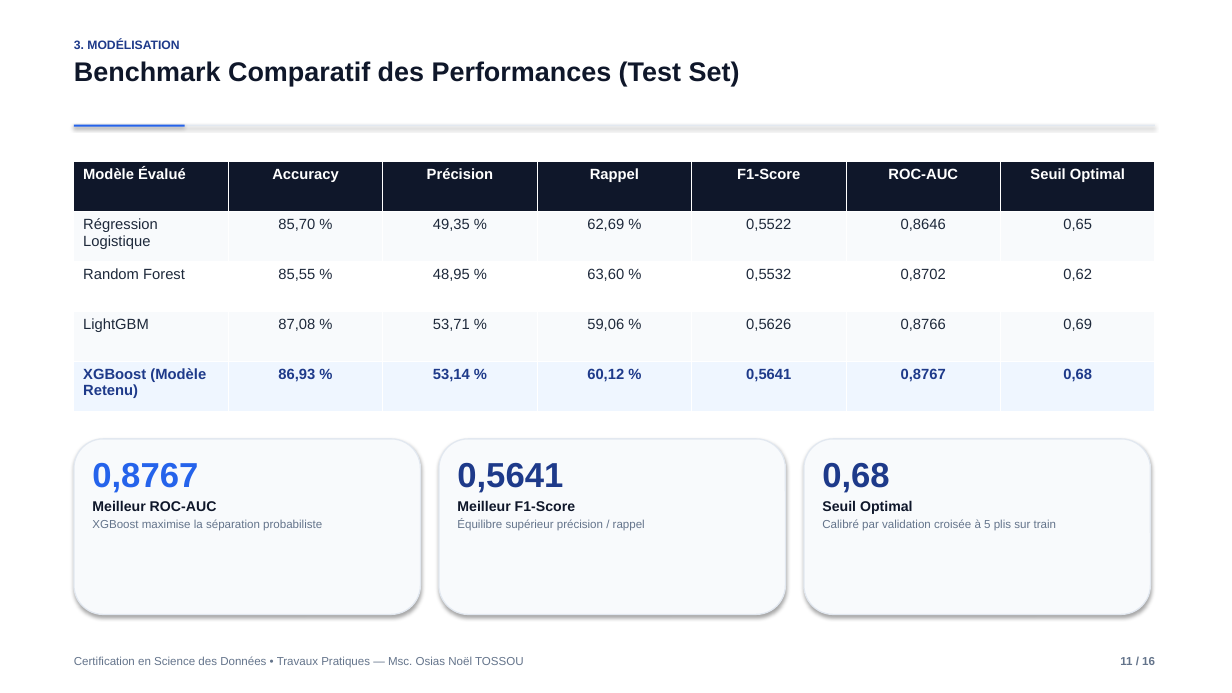
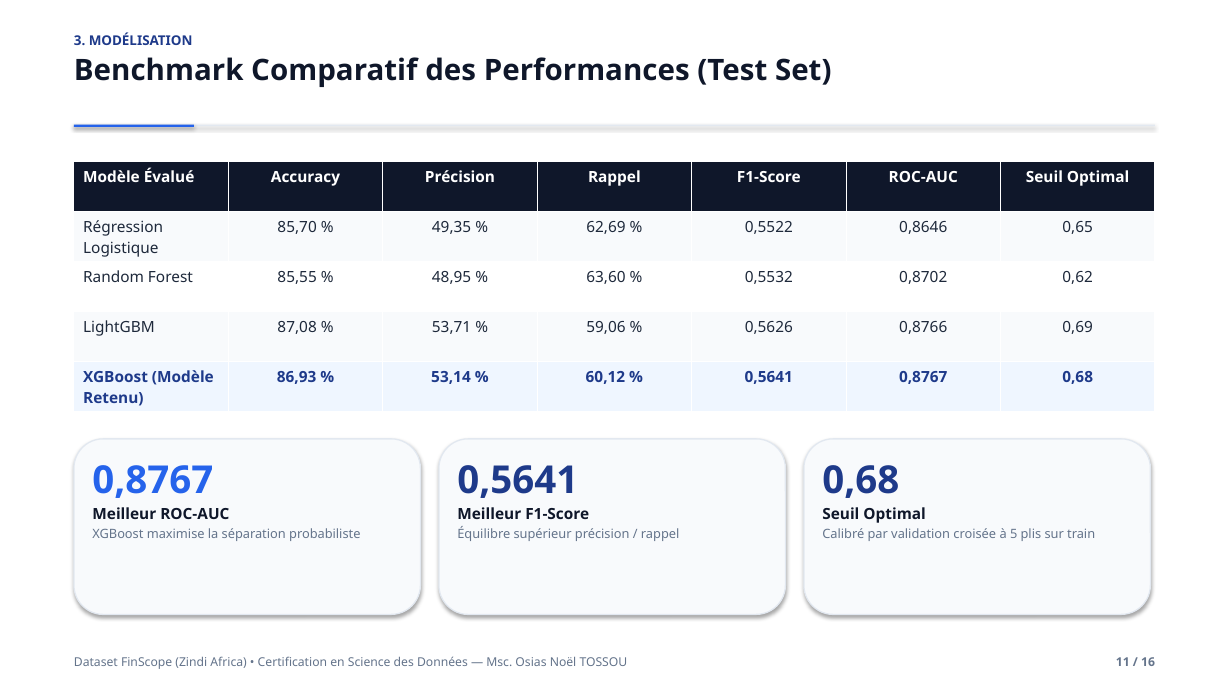
Before and after one commit to OLOUNLAD/Financial-inclusion-africa, a slide deck: slide 11 of Presentation_Soutenance.pptx. Drawn at 1232x693 pixels with LibreOffice and Linux fonts; fonts in the diff are those of the drawing. Boxes give left, top, right and bottom in pixels: in the first picture for what was removed or moved away, otherwise in the second. Text is boxed around its words. In the diff, an @@ line names an element or a change of style, - is before the commit and + after.

Commit message:
Redesign defense slides: highlight FinScope dataset, enlarge typography to 13pt, and balance card proportions

```diff
--- a/Presentation_Soutenance.pptx
+++ b/Presentation_Soutenance.pptx
@@ text "3. MODÉLISATION" at (x1=74, y1=32, x2=831, y2=87): size 9.5 to 10.5 pt in "3. MODÉLISATION"; font Arial to Noto Sans; size 21 to 23 pt in "Benchmark Comparatif des Performances (Test Set)" @@
@@ rectangle resized from (x1=74, y1=125, x2=185, y2=127) to (x1=74, y1=125, x2=194, y2=128) @@
@@ table at (x1=74, y1=162, x2=1154, y2=411) @@
@@ size 11.5 to 12 pt, font Arial to Noto Sans @@
@@ text "0,8767" at (x1=92, y1=465, x2=360, y2=541): size 27 to 30 pt in "0,8767"; font Arial to Noto Sans; size 11 to 12 pt in "Meilleur ROC-AUC"; size 9 to 10 pt in "XGBoost maximise la séparation probabiliste" @@
@@ text "0,5641" at (x1=457, y1=465, x2=679, y2=541): size 27 to 30 pt in "0,5641"; font Arial to Noto Sans; size 11 to 12 pt in "Meilleur F1-Score"; size 9 to 10 pt in "Équilibre supérieur précision / rappel" @@
@@ text "0,68" at (x1=822, y1=465, x2=1095, y2=541): size 27 to 30 pt in "0,68"; font Arial to Noto Sans; size 11 to 12 pt in "Seuil Optimal"; size 9 to 10 pt in "Calibré par validation croisée à 5 plis ..." @@
@@ text at (x1=74, y1=656, x2=628, y2=669): text changed; size 9 to 9.5 pt; font Arial to Noto Sans @@
-Certification en Science des Données • Travaux Pratiques — Msc. Osias Noël TOSSOU
+Dataset FinScope (Zindi Africa) • Certification en Science des Données — Msc. Osias Noël TOSSOU
@@ text "11 / 16" at (x1=1116, y1=657, x2=1155, y2=666): size 9 to 9.5 pt, font Arial to Noto Sans @@
```
Also in this commit, not shown: 15 other slides changed, 2 other files.
